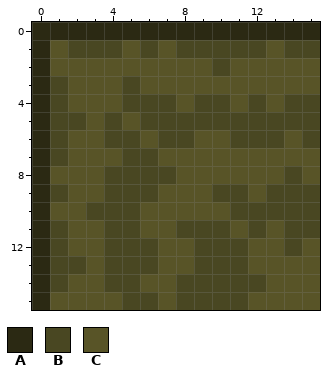
A pixel-art sprite gets an edit: images/tiles/dirtwall/topleftconvex.png. That is the earlier state.
The file is 16x16 pixels.
Palette (. is transparent): A #2b2913  B #494722  C #585427
Pixels before, first column x 0:
 0 AAAAAAAAAAAAAAAA
 1 ACBBBCBCBBBBBCBB
 2 ACCCCCCCCCBCCCCC
 3 ABCCCBCCCCCCCCCC
 4 ABCCCBBBCBBCBCBB
 5 ABBCBCBBBBBBBBBB
 6 ABCCBBCBBCCBBBCB
 7 ABCCCBBCCCCCCCCC
 8 ACCCBBBBCCCCCCBC
 9 ABCCBBBCCCBBCBBB
10 ACCBBBCCCCCBBBBB
11 ABCCBBCCBBBCBCBB
12 ABCCBBBCCBBBCCBC
13 ABBCBBBCCBBBCCCC
14 ABCCBBCCBBBBBCCC
15 ACCCCBBCBBBBCCCC
Once edited:
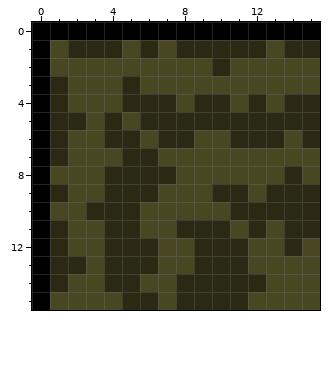
From old to new:
colour A: #2b2913 -> #000000
colour B: #494722 -> #2b2913
colour C: #585427 -> #494722
